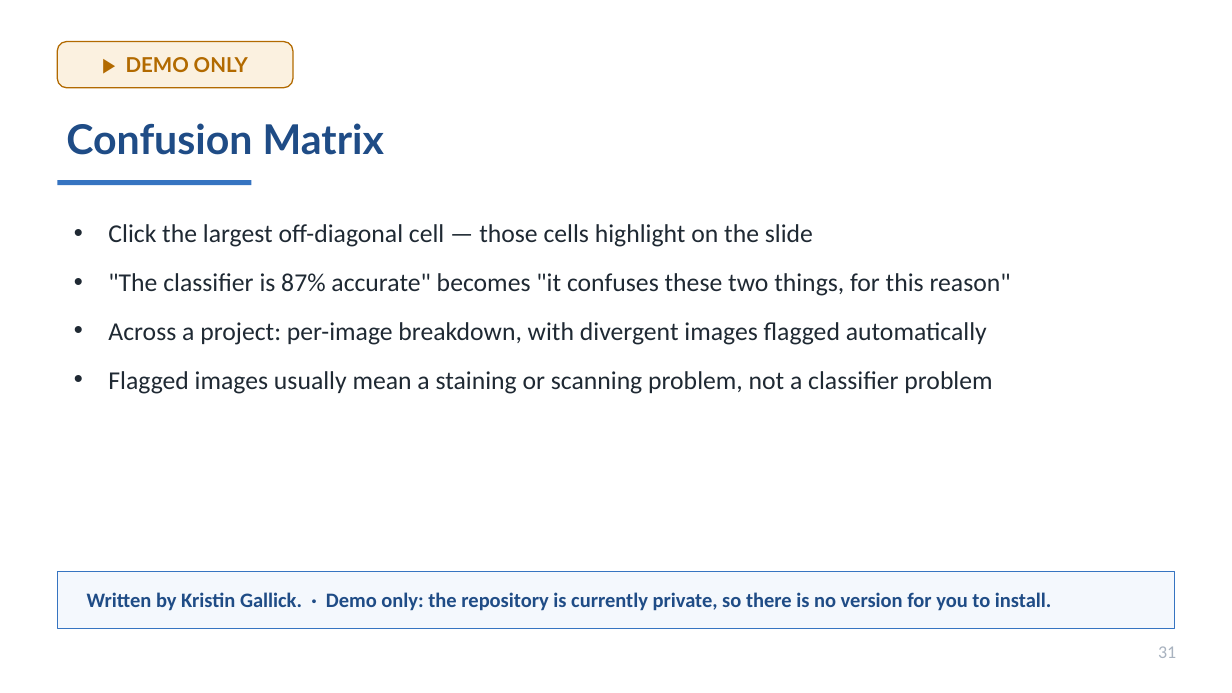
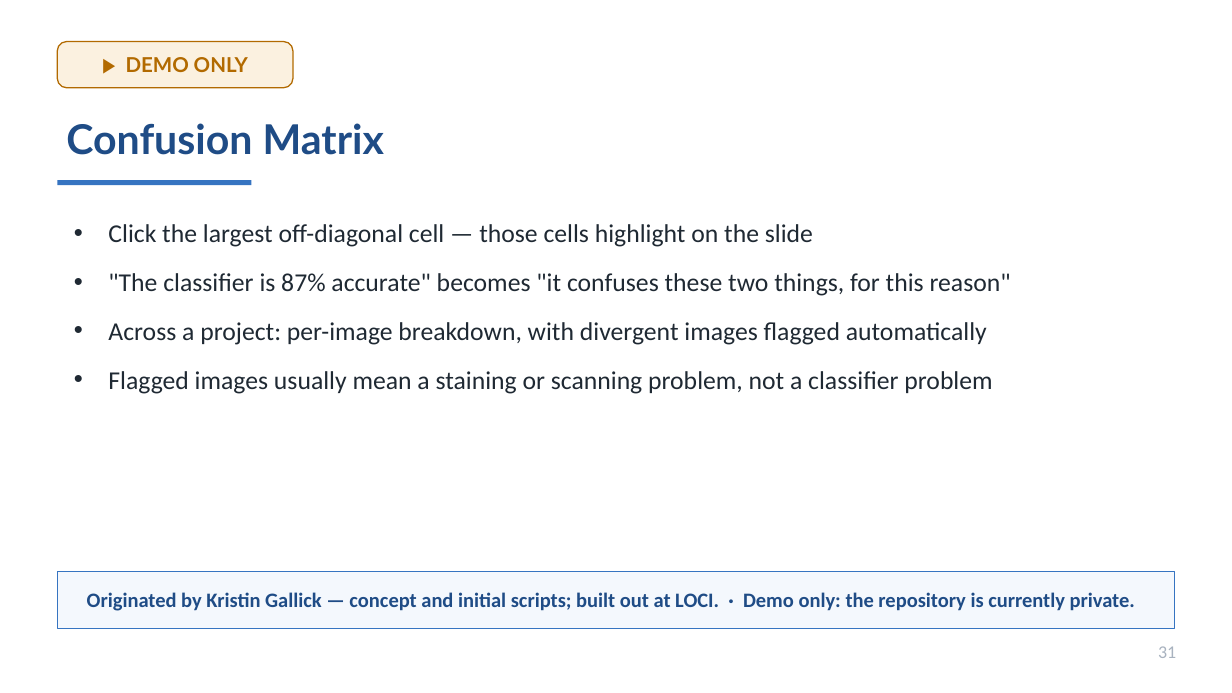
Before and after one commit to MichaelSNelson/BINA-I2K-2026-QuPath-Extensions, a slide deck: slide 31 of I2K_2026_QuPath_Extensions.pptx. Drawn at 1232x693 pixels with LibreOffice and Linux fonts; fonts in the diff are those of the drawing. Boxes give left, top, right and bottom in pixels: in the first picture for what was removed or moved away, otherwise in the second. Text is boxed around its words. In the diff, an @@ line names an element or a change of style, - is before the commit and + after.

Commit message:
Correct Confusion Matrix attribution
Kristin Gallick originated it - the initial concept and half of the scripts it
grew from - and it was built out into the extension at LOCI. Previously the
pages said she wrote it, which over-credits in one direction and under-credits
the development in the other. The repo sits under her account, which is why
the earlier reading was easy to make.

```diff
--- a/I2K_2026_QuPath_Extensions.pptx
+++ b/I2K_2026_QuPath_Extensions.pptx
@@ text at (87, 592, 1135, 611): text changed @@
-Written by Kristin Gallick. · Demo only: the repository is currently private, so there is no version for you to install.
+Originated by Kristin Gallick — concept and initial scripts; built out at LOCI. · Demo only: the repository is currently private.
```
Also in this commit, not shown: 1 other slide changed, 4 other files.
